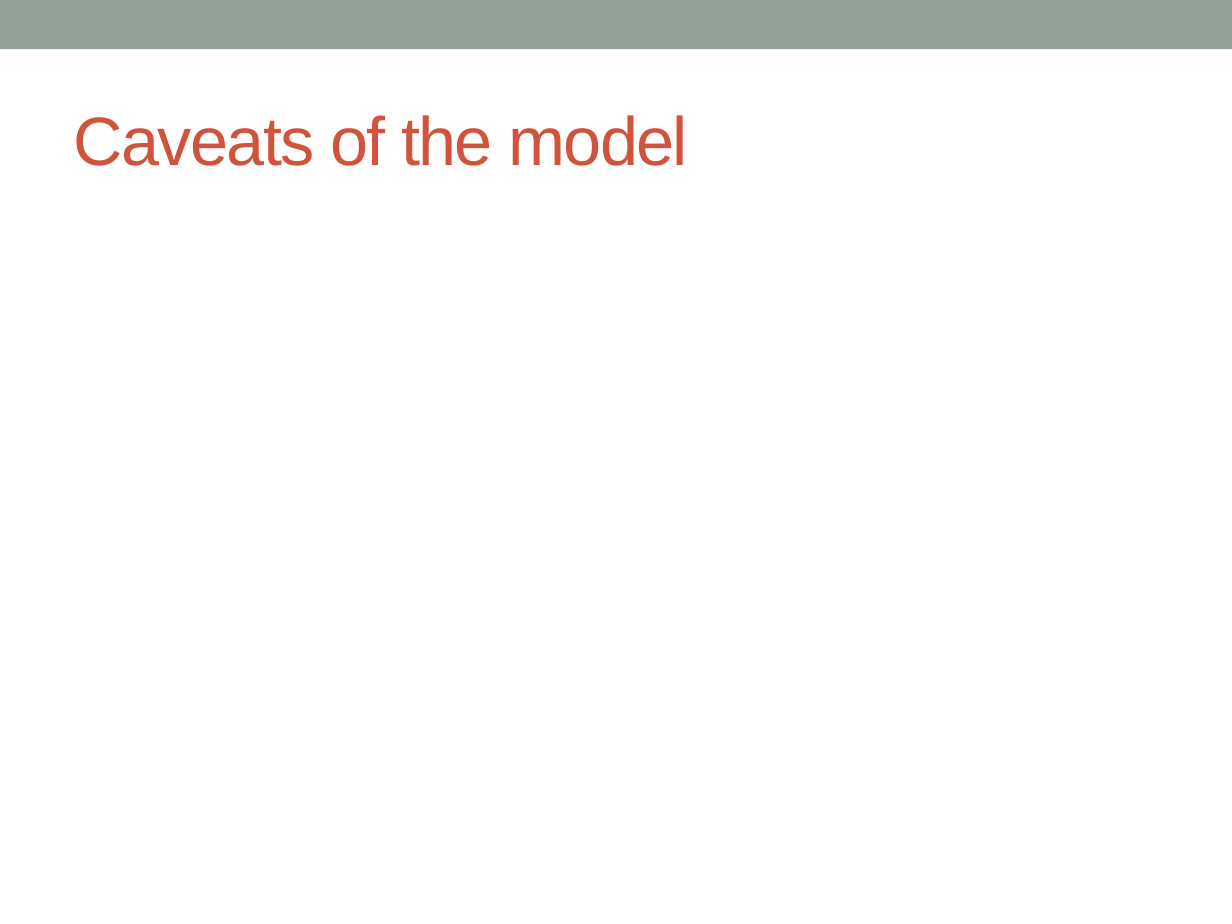
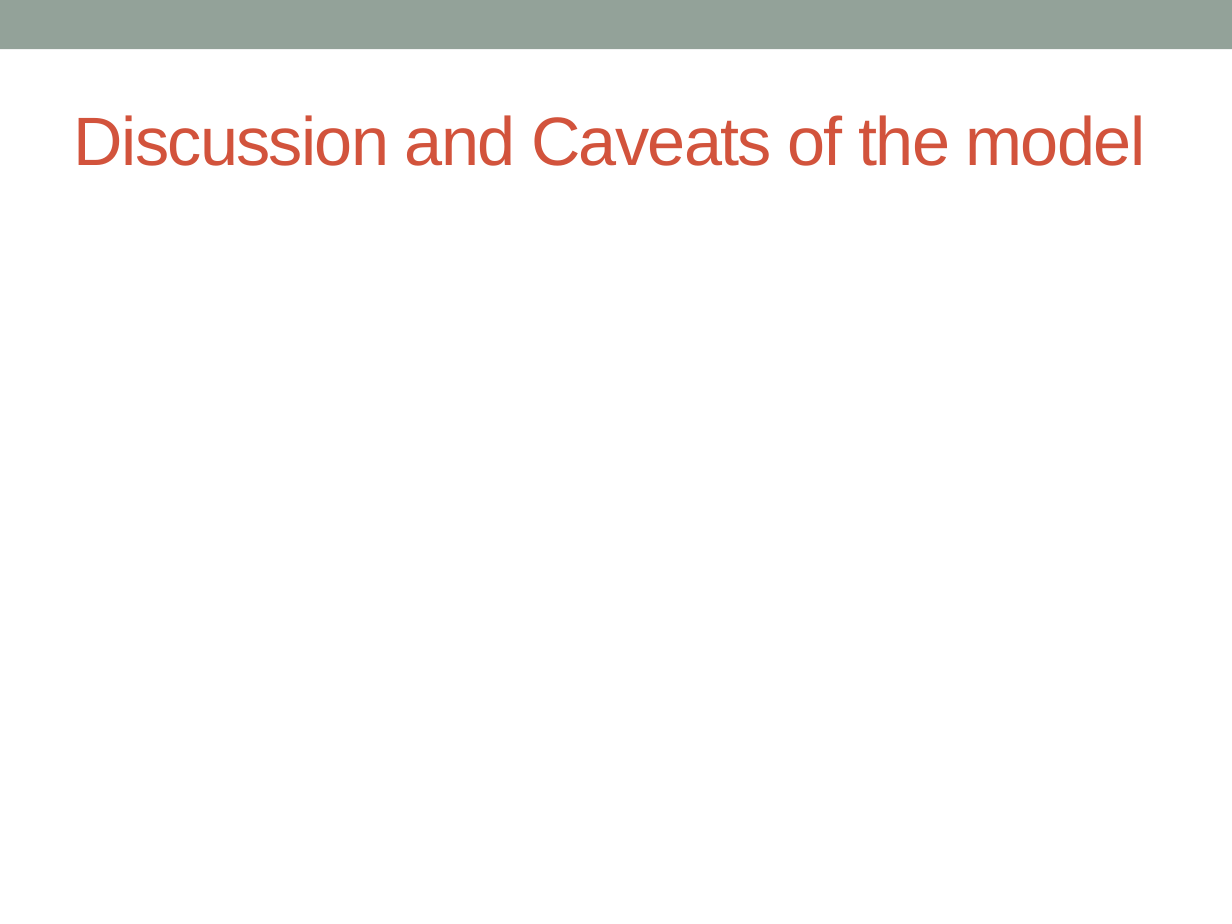
Before and after one commit to 05dirnbe/defense, a slide deck: slide 22 of draft.pptx. Drawn at 1232x924 pixels with LibreOffice and Linux fonts; fonts in the diff are those of the drawing. Boxes give left, top, right and bottom in pixels: in the first picture for what was removed or moved away, otherwise in the second. Text is boxed around its words. In the diff, an @@ line names an element or a change of style, - is before the commit and + after.

Commit message:
More changes.

```diff
--- a/draft.pptx
+++ b/draft.pptx
@@ title at box(74, 115, 1146, 166): text changed @@
-Caveats of the model
+Discussion and Caveats of the model
```
